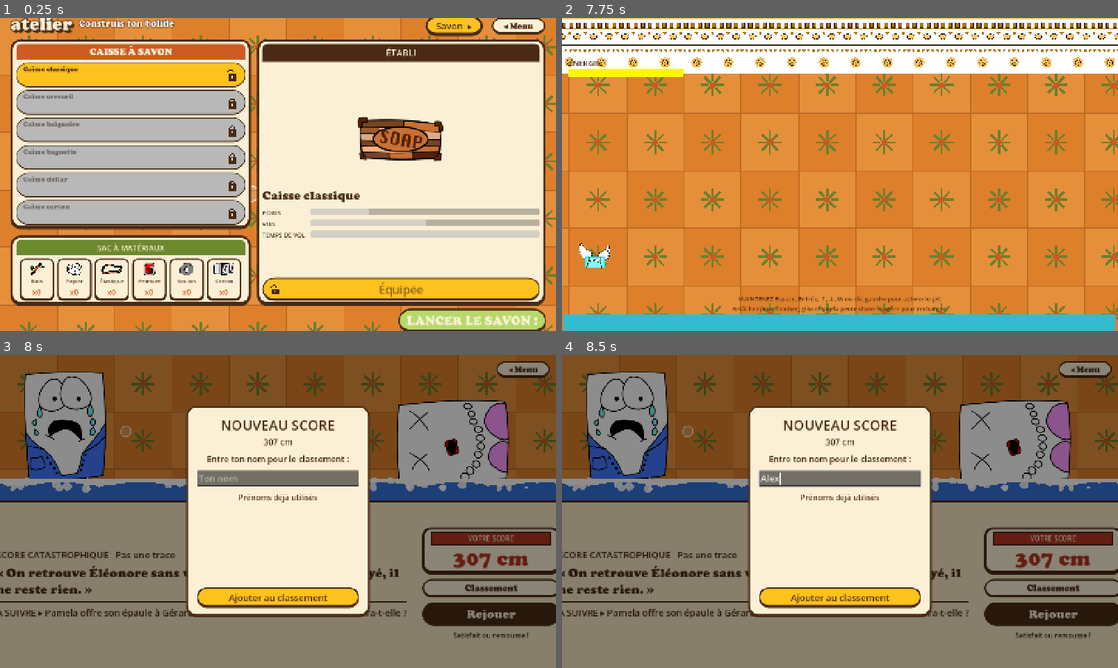
Above: before the commit, frames 1-4 (two rows, left to right).
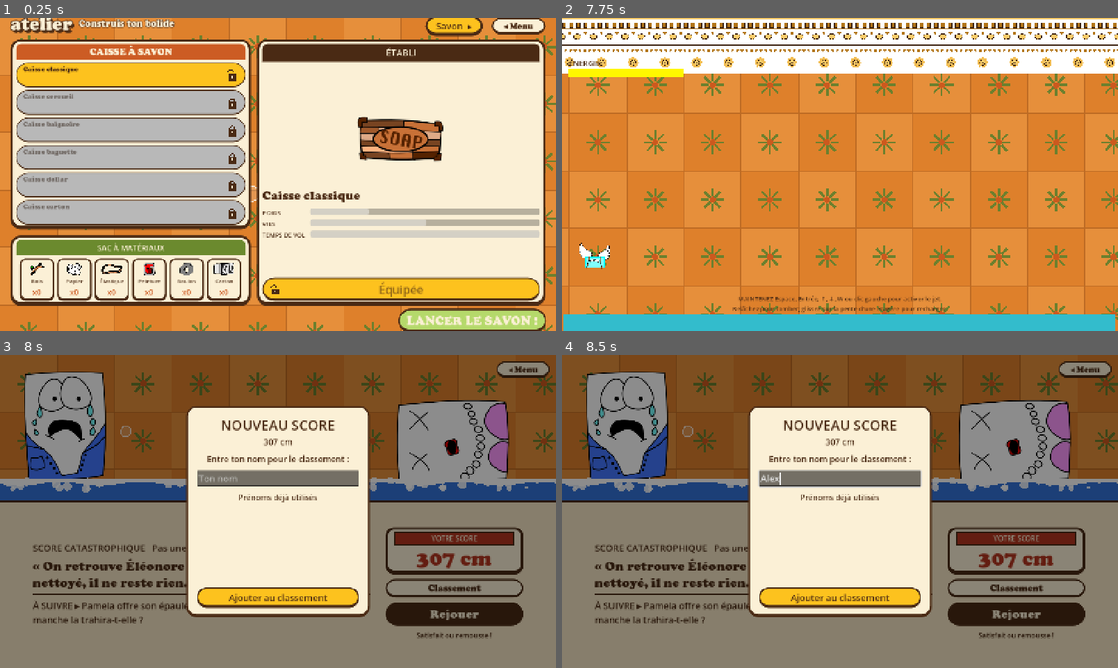
Above: after the commit, the same moments.

Repository: atostivint/LesAilesEtLaCaisse
Game: Godot game, scene res://scenes/atelier.tscn
Same seed, same stepped clock (60 frames per second), same inputs: the game is played once before the commit and once after it. Sound files missing from this copy of the repository are replaced by a short silence.
Inputs (mouse positions are in pixels of both pictures, inside the frame that each line leads up to):
- Up to frame 1 (0.25 s): no input
- Up to frame 2 (7.75 s): click "Savon ▸" at 0.5 s; click "◂ Atelier" at 1.25 s; click (695, 74) at 2.02 s; click (695, 102) at 2.77 s; click (695, 130) at 3.52 s; click (695, 158) at 4.27 s; click (695, 183) at 5.02 s; click (695, 212) at 5.77 s; click "LANCER LE SAVON !" at 6.5 s; tap Enter at 7.25 s; move the mouse to (962, 158) at 7.27 s; hold Space (thrust) from 7.28 s (still down); click (962, 158) at 7.42 s
- Up to frame 3 (8 s): keep holding Space (thrust)
- Up to frame 4 (8.5 s): release Space (thrust) at 8 s; click (840, 477) at 8.02 s; type "Alex" at 8.1 s

Frames 1-2 are identical in both runs. In frame 3, 7.1% of the frame differs, in the area x 0-100%, y 54-91%; in frame 4, 7.1%.

Commit message:
Scores : retour à la ligne du texte « À SUIVRE » pour ne plus déborder (catastrophe)
Co-Authored-By: Claude Sonnet 5.5 <noreply@anthropic.com>

Diff:
--- a/scenes/score_catastrophe.tscn
+++ b/scenes/score_catastrophe.tscn
@@ -225,7 +225,7 @@
 
 [node name="Suite" type="PanelContainer" parent="Bas/Marge/Colonnes/Gauche"]
 layout_mode = 2
-size_flags_horizontal = 0
+size_flags_horizontal = 3
 
 
 [node name="Texte" type="Label" parent="Bas/Marge/Colonnes/Gauche/Suite"]
@@ -233,6 +233,7 @@
 theme_override_colors/font_color = Color(0.984, 0.941, 0.839, 1)
 theme_override_font_sizes/font_size = 24
 text = "À SUIVRE ▸ Le notaire arrive avec un chiffon."
+autowrap_mode = 3
 
 [node name="Droite" type="VBoxContainer" parent="Bas/Marge/Colonnes"]
 layout_mode = 2
--- a/scenes/score_excellent.tscn
+++ b/scenes/score_excellent.tscn
@@ -233,7 +233,7 @@
 
 [node name="Suite" type="PanelContainer" parent="Bas/Marge/Colonnes/Gauche"]
 layout_mode = 2
-size_flags_horizontal = 0
+size_flags_horizontal = 3
 
 
 [node name="Texte" type="Label" parent="Bas/Marge/Colonnes/Gauche/Suite"]
@@ -241,6 +241,7 @@
 theme_override_colors/font_color = Color(0.984, 0.941, 0.839, 1)
 theme_override_font_sizes/font_size = 24
 text = "À SUIVRE ▸ Le notaire arrive avec un chiffon."
+autowrap_mode = 3
 
 [node name="Droite" type="VBoxContainer" parent="Bas/Marge/Colonnes"]
 layout_mode = 2
--- a/scenes/score_mauvais.tscn
+++ b/scenes/score_mauvais.tscn
@@ -223,7 +223,7 @@
 
 [node name="Suite" type="PanelContainer" parent="Bas/Marge/Colonnes/Gauche"]
 layout_mode = 2
-size_flags_horizontal = 0
+size_flags_horizontal = 3
 
 
 [node name="Texte" type="Label" parent="Bas/Marge/Colonnes/Gauche/Suite"]
@@ -231,6 +231,7 @@
 theme_override_colors/font_color = Color(0.984, 0.941, 0.839, 1)
 theme_override_font_sizes/font_size = 24
 text = "À SUIVRE ▸ Le notaire arrive avec un chiffon."
+autowrap_mode = 3
 
 [node name="Droite" type="VBoxContainer" parent="Bas/Marge/Colonnes"]
 layout_mode = 2
--- a/scenes/score_moyen.tscn
+++ b/scenes/score_moyen.tscn
@@ -223,7 +223,7 @@
 
 [node name="Suite" type="PanelContainer" parent="Bas/Marge/Colonnes/Gauche"]
 layout_mode = 2
-size_flags_horizontal = 0
+size_flags_horizontal = 3
 
 
 [node name="Texte" type="Label" parent="Bas/Marge/Colonnes/Gauche/Suite"]
@@ -231,6 +231,7 @@
 theme_override_colors/font_color = Color(0.984, 0.941, 0.839, 1)
 theme_override_font_sizes/font_size = 24
 text = "À SUIVRE ▸ Le notaire arrive avec un chiffon."
+autowrap_mode = 3
 
 [node name="Droite" type="VBoxContainer" parent="Bas/Marge/Colonnes"]
 layout_mode = 2
